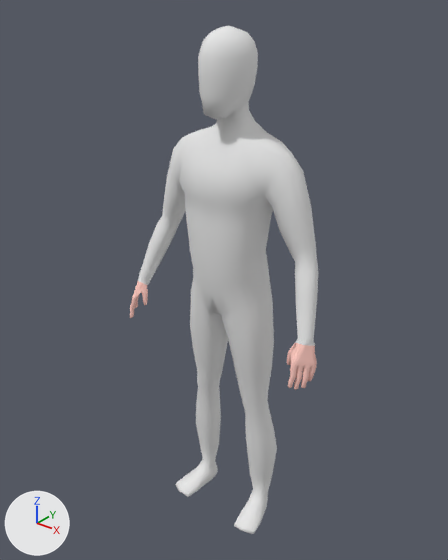
Renders of the Blender file Humanoid.blend from each side of a commit.
Camera for both pictures: a camera (50 mm lens) standing at (1.175, -1.494, 1.898) and looking at (-0.03, 0.013, 0.964). Lighting does not change. The marker at lower left points along +X, +Y and +Z.
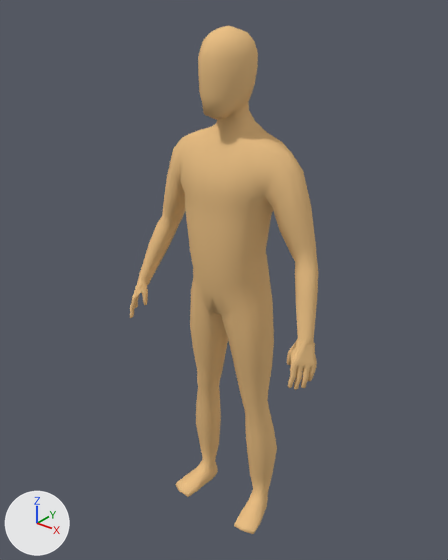
What changed in the scene script:
```text
Change mat_material:
    mat_material.base_color: (0.8, 0.8, 0.8) -> (0.823, 0.527, 0.238)  # white #e7e7e7 -> beige #eac086
Change me_cube:
    used by ob_cube; location = (0.0, 0.0, -0.003)
    remove me_cube.from_pydata(...)  # 653 vertices, 634 faces; spans x 0.0..0.4, y -0.14..0.13, z 0.0..1.78
    add me_cube.from_pydata(...)  # 1270 vertices, 1268 faces; spans x -0.4..0.4, y -0.14..0.13, z 0.0..1.78
    me_cube part 1: 2 vertices moved from x 0.06..0.13, y -0.11..-0.09, z 1.32 to x 0.06..0.13, y -0.1..-0.08, z 1.32; 1 vertex removed from x 0.0, y -0.12, z 1.32; 618 vertices added at x -0.4..0.0, y -0.14..0.13, z 0.0..1.77
    me_cube part 2: 331 faces spanning x 0.31..0.4, y -0.14..-0.03, z 0.76..0.9 switch from mat_armsflesh (pink #ffcbc1) to mat_material (beige #eac086)
Change ob_cube:
    remove _m = ob_cube.modifiers.new('Mirror', 'MIRROR')
    remove _m.use_clip = True
```

Location of each change, (x1, y1, x2, y2) in pixels of the pictures (448 x 560 px):
'Cube', recoloured, reshaped, modifiers changed: (130, 25, 318, 534) in both
part 1 of me_cube, built on: before (179, 156, 271, 209); after (130, 25, 271, 497)
part 2 of me_cube, recoloured: (286, 343, 317, 390) in both
